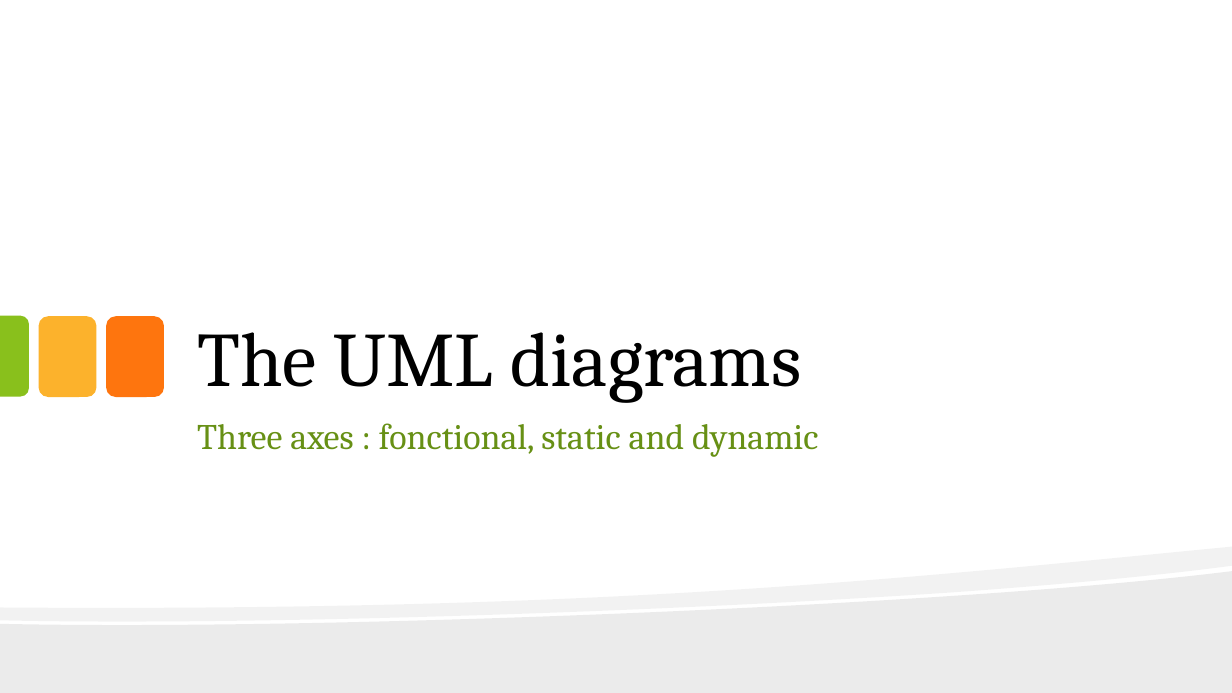
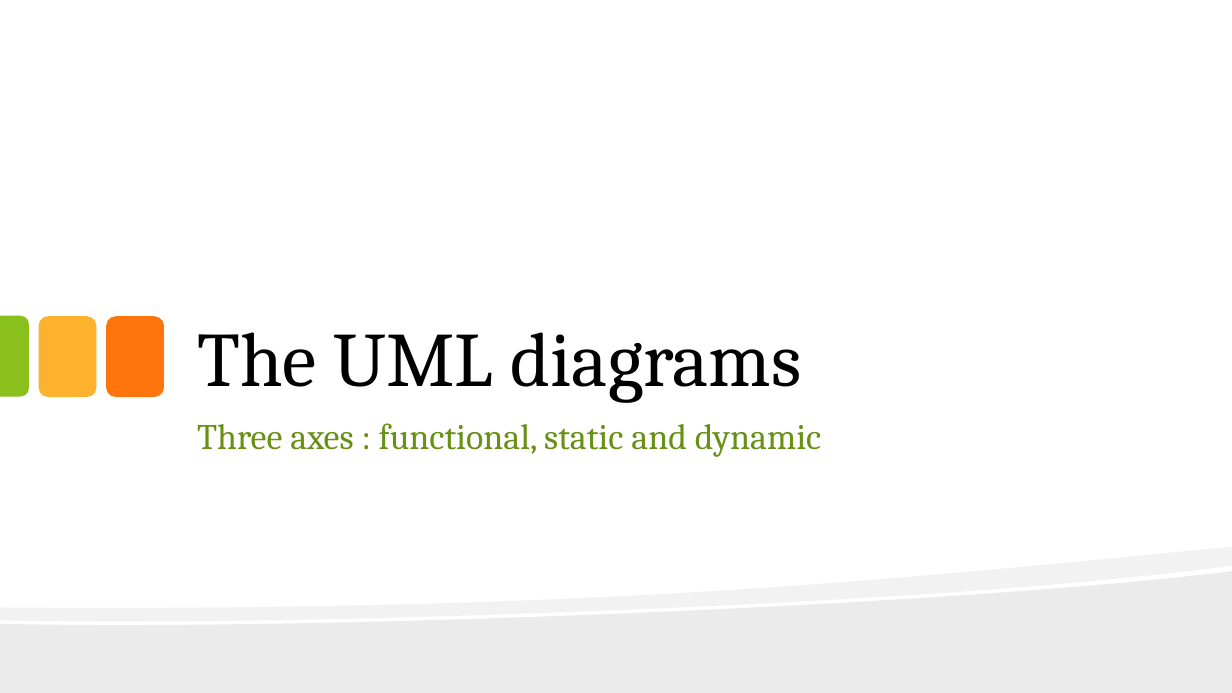
Before and after one commit to thelittlewozniak/iKitchen, a slide deck: slide 5 of Fichiers analyse/IKitchen.pptx. Drawn at 1232x693 pixels with LibreOffice and Linux fonts; fonts in the diff are those of the drawing. Boxes give left, top, right and bottom in pixels: in the first picture for what was removed or moved away, otherwise in the second. Text is boxed around its words. In the diff, an @@ line names an element or a change of style, - is before the commit and + after.

```diff
--- a/Fichiers analyse/IKitchen.pptx
+++ b/Fichiers analyse/IKitchen.pptx
@@ text at (197, 423, 821, 457): text changed @@
-Three axes : fonctional, static and dynamic
+Three axes : functional, static and dynamic
```
Also in this commit, not shown: 15 other slides changed, 2 other files.
